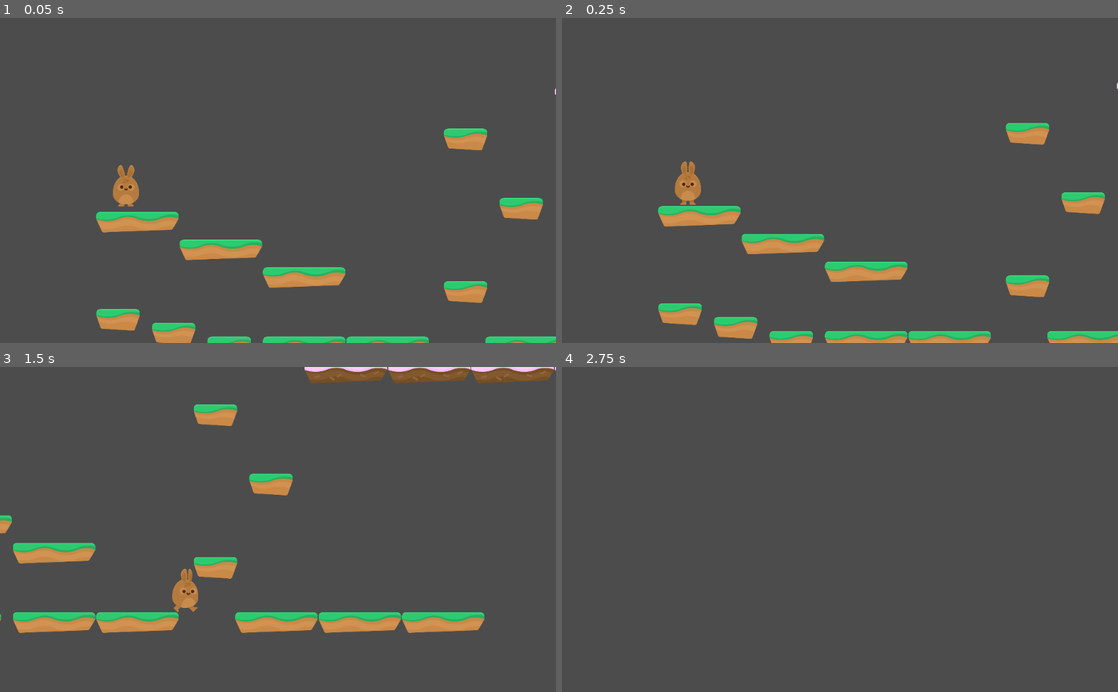
Above: before the commit, frames 1-4 (two rows, left to right).
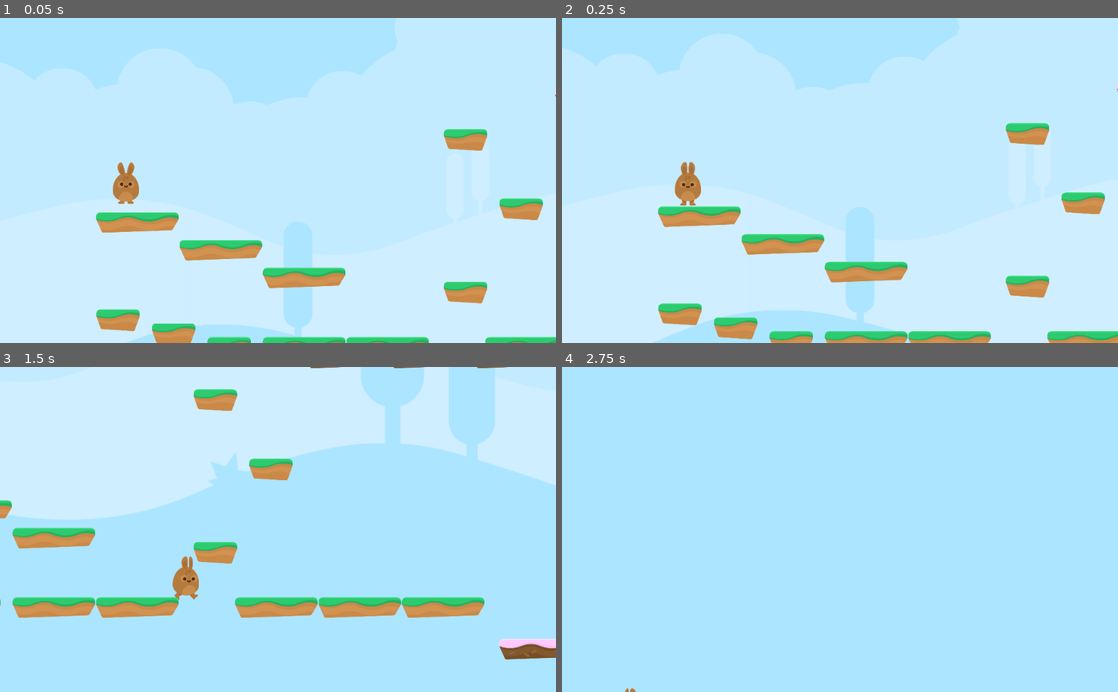
Above: after the commit, the same moments.

Repository: StudlySpud/Godot-Course
Game: Godot game, scene res://Scenes/Levels/Level1.tscn
Two runs of this game, one before a commit and one after it. Both use one fixed random seed, a clock stepped at 60 frames per second and the inputs below.
Inputs:
- Up to frame 1 (0.05 s): no input
- Up to frame 2 (0.25 s): no input
- Up to frame 3 (1.5 s): hold D (right) from 0.53 s (still down); tap Space (jump) at 0.77 s
- Up to frame 4 (2.75 s): tap Space (jump) at 1.52 s; release D (right) at 2.03 s; hold A (left) from 2.03 s (still down)

The runs differ from the first frame. In frame 1, 95% of the frame differs, in the area x 0-100%, y 0-100%; in frame 2, 94%; in frame 3, 100%; in frame 4, 100%.

Commit message:
Parallax backgrounds :D

Diff:
--- a/Hoppy Days/Player/Player.gd
+++ b/Hoppy Days/Player/Player.gd
@@ -2,9 +2,9 @@
 
 var motion = Vector2(0,0)
 const SPEED = 1500
-const GRAVITY = 300
+const GRAVITY = 150
 const UP = Vector2(0,-1)
-const JUMP_SPEED = 4000
+const JUMP_SPEED = 2750
 
 signal animate
 
--- a/Hoppy Days/Player/Player.tscn
+++ b/Hoppy Days/Player/Player.tscn
@@ -1,7 +1,11 @@
-[gd_scene load_steps=4 format=2]
+[gd_scene load_steps=8 format=2]
 
 [ext_resource path="res://Player/Player.gd" type="Script" id=1]
 [ext_resource path="res://Player/PlayerAnimation.tscn" type="PackedScene" id=2]
+[ext_resource path="res://GFX/Background/bg_layer1.png" type="Texture" id=3]
+[ext_resource path="res://GFX/Background/bg_layer2.png" type="Texture" id=4]
+[ext_resource path="res://GFX/Background/bg_layer3.png" type="Texture" id=5]
+[ext_resource path="res://GFX/Background/bg_layer4.png" type="Texture" id=6]
 
 [sub_resource type="CapsuleShape2D" id=1]
 radius = 60.55
@@ -31,4 +35,45 @@
 drag_margin_h_enabled = false
 drag_margin_v_enabled = false
 smoothing_enabled = true
+
+[node name="ParallaxBackground" type="ParallaxBackground" parent="Camera2D"]
+offset = Vector2( 0, -1100 )
+transform = Transform2D( 1, 0, 0, 1, 0, -1100 )
+scroll_ignore_camera_zoom = true
+
+[node name="ParallaxLayer" type="ParallaxLayer" parent="Camera2D/ParallaxBackground"]
+motion_mirroring = Vector2( 2048, 2048 )
+
+[node name="TextureRect" type="TextureRect" parent="Camera2D/ParallaxBackground/ParallaxLayer"]
+margin_right = 40.0
+margin_bottom = 40.0
+texture = ExtResource( 3 )
+
+[node name="ParallaxLayer2" type="ParallaxLayer" parent="Camera2D/ParallaxBackground"]
+motion_scale = Vector2( 0.25, 1 )
+motion_mirroring = Vector2( 2048, 0 )
+
+[node name="TextureRect" type="TextureRect" parent="Camera2D/ParallaxBackground/ParallaxLayer2"]
+margin_right = 40.0
+margin_bottom = 40.0
+texture = ExtResource( 4 )
+
+[node name="ParallaxLayer3" type="ParallaxLayer" parent="Camera2D/ParallaxBackground"]
+motion_scale = Vector2( 0.5, 1 )
+motion_mirroring = Vector2( 2048, 0 )
+
+[node name="TextureRect" type="TextureRect" parent="Camera2D/ParallaxBackground/ParallaxLayer3"]
+margin_right = 40.0
+margin_bottom = 40.0
+texture = ExtResource( 5 )
+
+[node name="ParallaxLayer4" type="ParallaxLayer" parent="Camera2D/ParallaxBackground"]
+position = Vector2( 5.71973, 0 )
+motion_scale = Vector2( 0.75, 1 )
+motion_mirroring = Vector2( 2048, 0 )
+
+[node name="TextureRect" type="TextureRect" parent="Camera2D/ParallaxBackground/ParallaxLayer4"]
+margin_right = 40.0
+margin_bottom = 40.0
+texture = ExtResource( 6 )
 [connection signal="animate" from="." to="PlayerAnimation" method="_on_Player_animate"]
--- a/Hoppy Days/Scenes/Levels/Level1.tscn
+++ b/Hoppy Days/Scenes/Levels/Level1.tscn
@@ -12,4 +12,4 @@
 tile_set = ExtResource( 2 )
 collision_layer = 2
 format = 1
-tile_data = PoolIntArray( -393191, 0, 0, -393185, 0, 0, -393179, 0, 0, -393173, 0, 0, -393162, 0, 0, -196591, 3, 0, -65476, 0, 0, 131093, 3, 0, 262136, 2, 0, 393214, 2, 0, 458756, 2, 0, 524305, 3, 0, 720888, 3, 0, 786428, 3, 0, 786432, 3, 0, 786436, 2, 0, 786442, 2, 0, 786452, 2, 0, 786458, 2, 0, 786464, 2, 0 )
+tile_data = PoolIntArray( -393191, 0, 0, -393185, 0, 0, -393179, 0, 0, -393173, 0, 0, -393162, 0, 0, -327572, 0, 0, -262067, 0, 0, -262024, 1, 0, -196591, 3, 0, -196516, 0, 0, -65476, 0, 0, 104, 1, 0, 65610, 1, 0, 131093, 3, 0, 262136, 2, 0, 196731, 0, 0, 196737, 0, 0, 196743, 0, 0, 196749, 0, 0, 262225, 0, 0, 393214, 2, 0, 327797, 1, 0, 458756, 2, 0, 458820, 0, 0, 458844, 1, 0, 458845, 1, 0, 458863, 1, 0, 524305, 3, 0, 589926, 0, 0, 720888, 3, 0, 786428, 3, 0, 786432, 3, 0, 786436, 2, 0, 786442, 2, 0, 786452, 2, 0, 786458, 2, 0, 786464, 2, 0, 983079, 0, 0, 1245228, 0, 0, 1441843, 0, 0, 1441851, 0, 0, 1441862, 0, 0, 1441872, 0, 0, 1441882, 0, 0, 1441890, 0, 0, 1638505, 0, 0, 1769585, 0, 0 )
